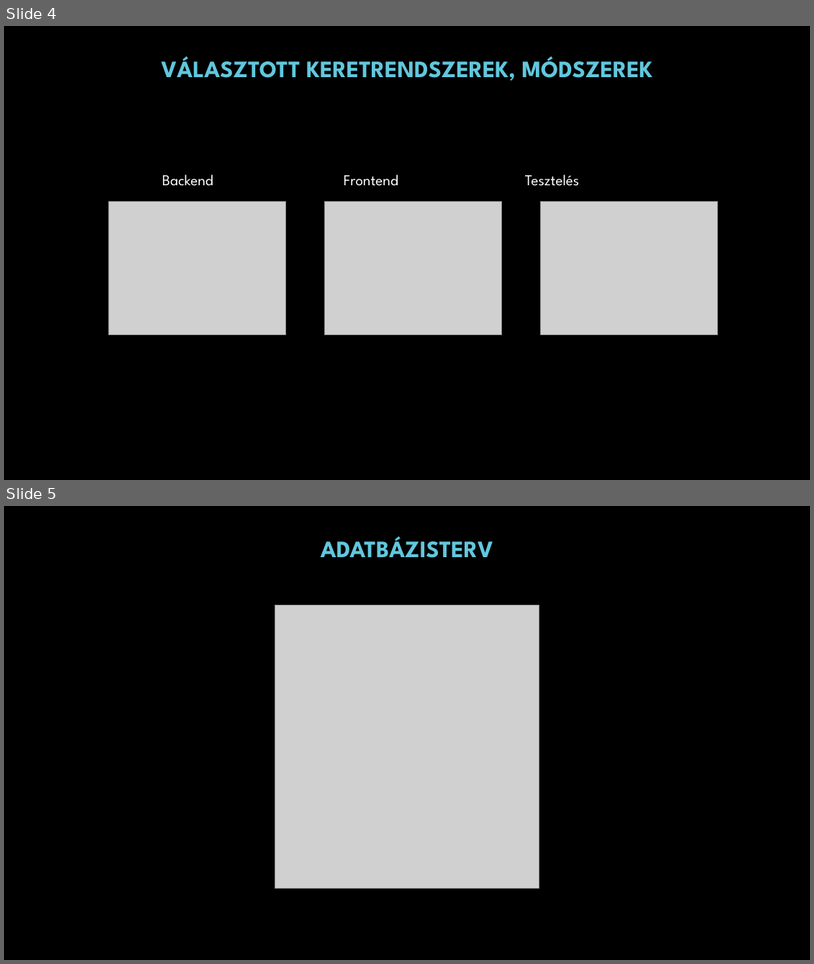
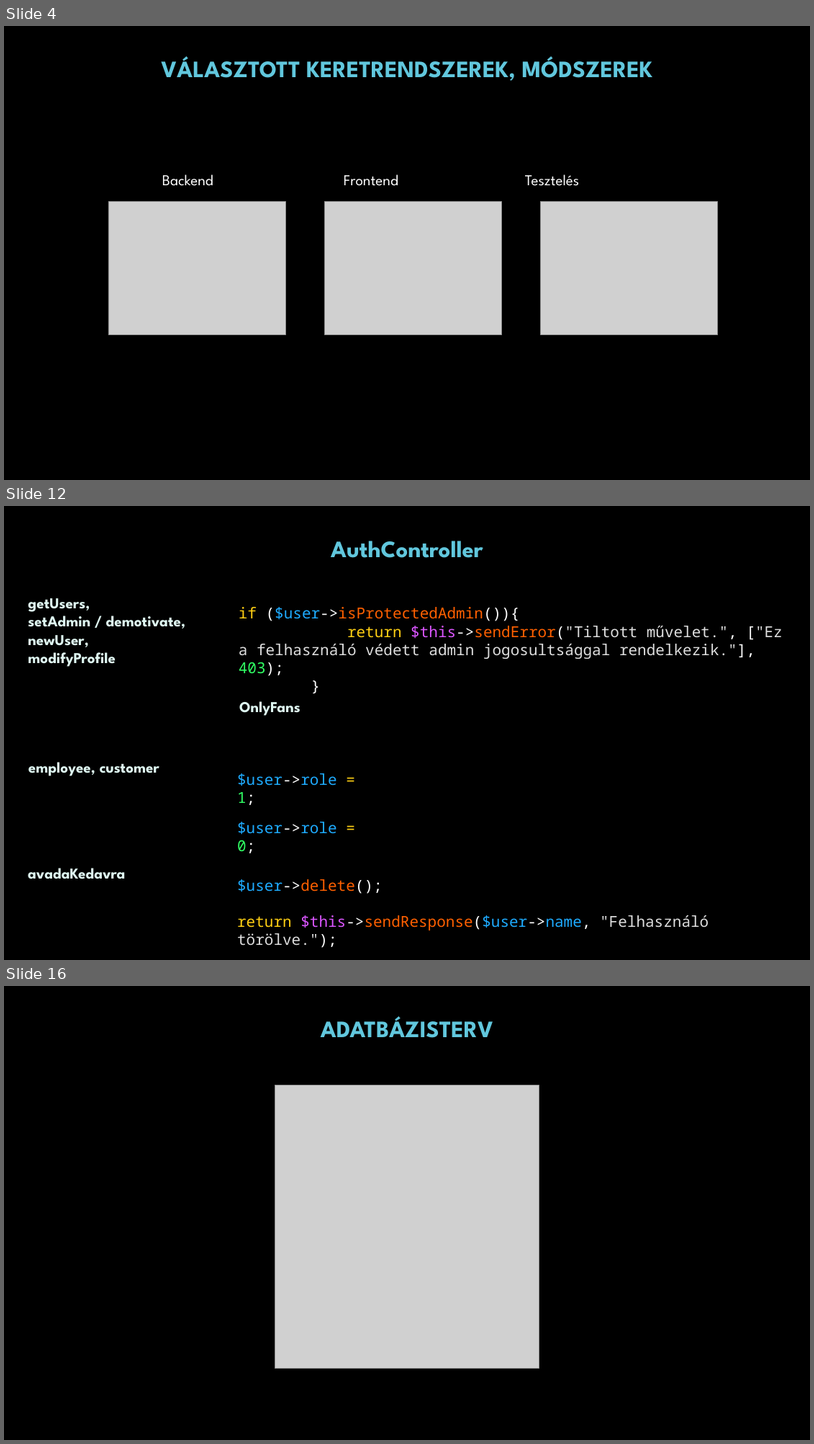
Before and after one commit to Harvester667/KTCH_Project_TeneT, a slide deck: Hairdressair_prezentáció.pptx. Shown one above the other, each under a label of ours: slides 4 and 5 before the commit, slides 4, 12 and 16 after it; the slides between them are not shown. The pictures are 814x964 and 814x1444 pixels, drawn with LibreOffice and Linux fonts; fonts in the diff are those of the drawing; grey boxes stand for pictures; background and template pictures are left out. Boxes give left, top, right and bottom in pixels: in the first picture for what was removed or moved away, otherwise in the second. Text is boxed around its words. In the diff, an @@ line names an element or a change of style, - is before the commit and + after.

```diff
--- a/Hairdressair_prezentáció.pptx
+++ b/Hairdressair_prezentáció.pptx
@@ slide 12 added at (x1=4, y1=506, x2=810, y2=960), background picture (left out) @@
@@ rectangle added at (x1=4, y1=525, x2=810, y2=572), fill #000000 at 50% opacity @@
@@ text added at (x1=331, y1=541, x2=484, y2=558), 28 pt, text #61C7DD, bold @@
+AuthController
@@ text added at (x1=28, y1=598, x2=185, y2=667), 18 pt, text #DEF6F1, bold @@
+getUsers,
+setAdmin / demotivate,
+newUser,
+modifyProfile
@@ text added at (x1=239, y1=607, x2=782, y2=676), 18 pt, text #DEDEDE @@
+if ($user->isProtectedAdmin()){
+return $this->sendError("Tiltott művelet.", ["Ez a felhasználó védett admin jogosultsággal rendelkezik."], 403);
+}
@@ text added at (x1=239, y1=701, x2=301, y2=716), 18 pt, text #DEF6F1, bold @@
+OnlyFans
@@ text added at (x1=28, y1=762, x2=160, y2=776), 18 pt, text #DEF6F1, bold @@
+employee, customer
@@ text added at (x1=237, y1=773, x2=337, y2=853), 18 pt, text #1EABFF @@
+$user->role = 1;
+$user->role = 0;
@@ text added at (x1=28, y1=867, x2=125, y2=879), 18 pt, text #DEF6F1, bold @@
+avadaKedavra
@@ text added at (x1=237, y1=879, x2=709, y2=947), 18 pt, text #DEDEDE @@
+$user->delete();
+return $this->sendResponse($user->name, "Felhasználó törölve.");
@@ what was slide 5 is now slide 16 @@
```
Also in this commit, not shown: 10 other slides added.
